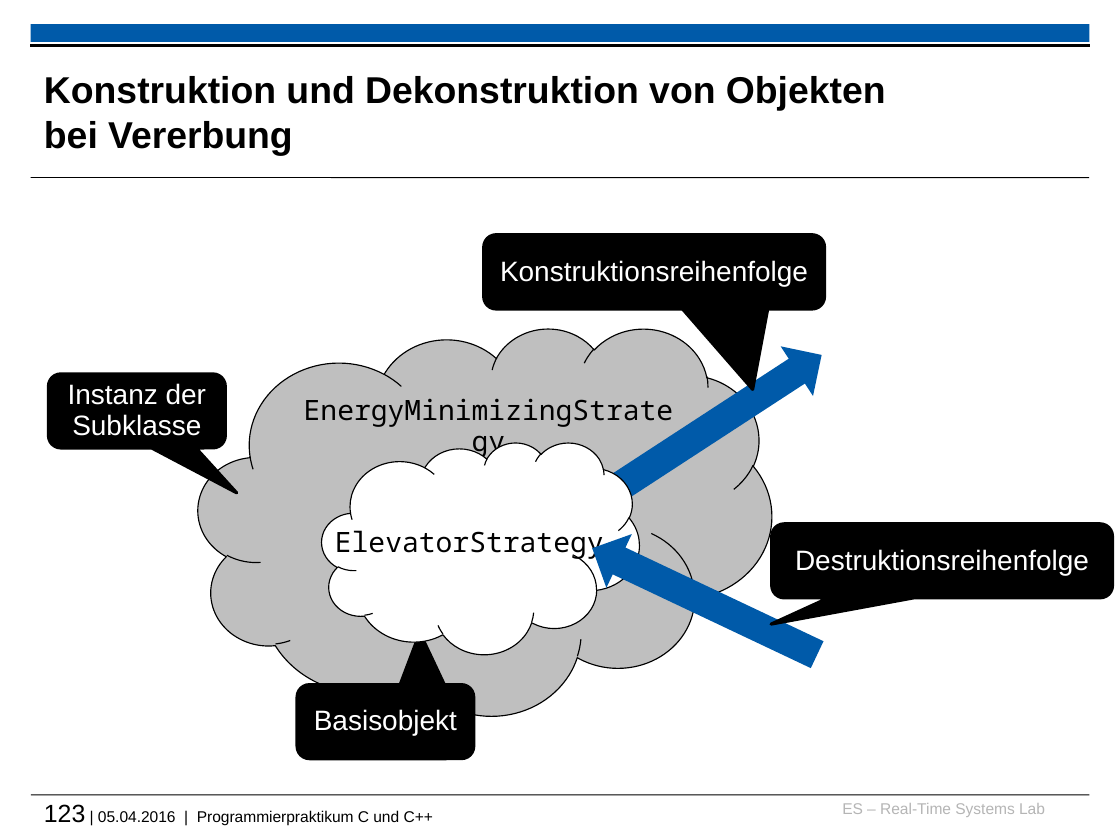
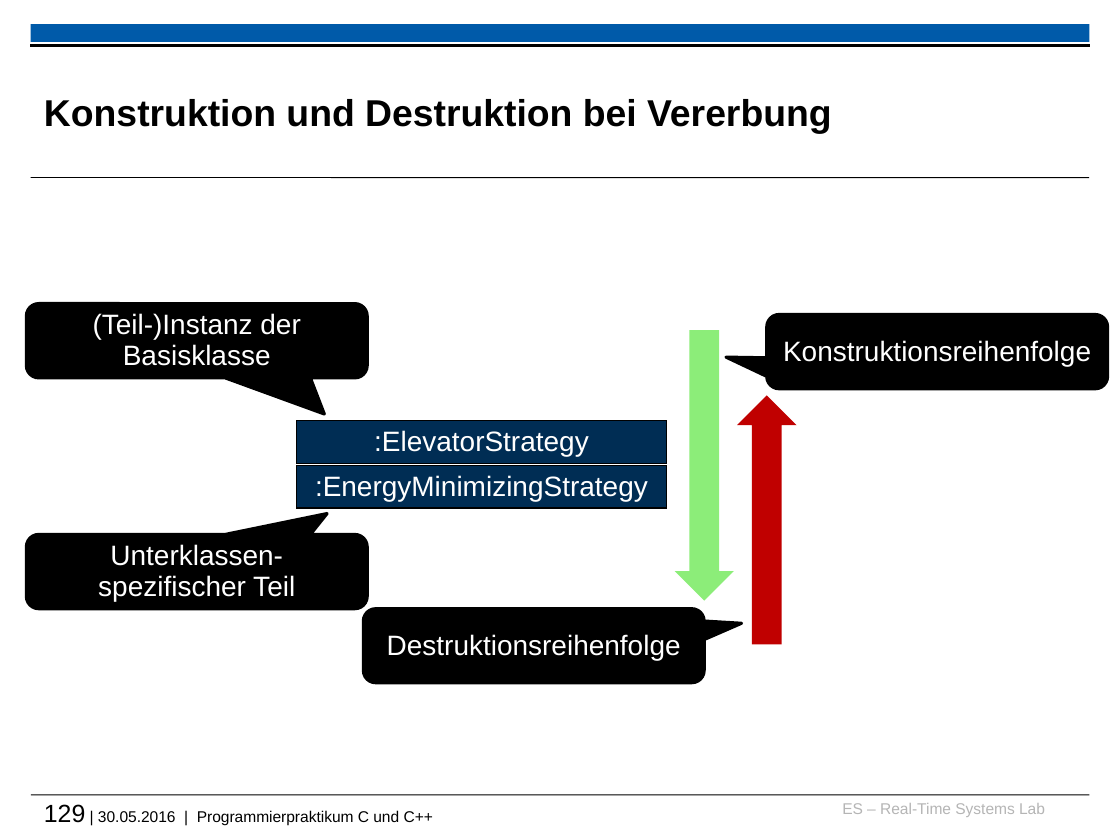
Before and after one commit to h82k/tud-cppp, a slide deck: slide 129 of cppp_lecture.pptx (slide 123 before the commit). Drawn at 1120x840 pixels with LibreOffice and Linux fonts; fonts in the diff are those of the drawing; background and template pictures are left out. Boxes give left, top, right and bottom in pixels: in the first picture for what was removed or moved away, otherwise in the second. Text is boxed around its words. In the diff, an @@ line names an element or a change of style, - is before the commit and + after.

```diff
--- a/cppp_lecture.pptx
+++ b/cppp_lecture.pptx
@@ title at (44, 99, 832, 133): text changed @@
-Konstruktion und Dekonstruktion von Objekten bei Vererbung
+Konstruktion und Destruktion bei Vererbung
@@ proportions changed in 3 elements at (767, 315, 1108, 389), (363, 608, 703, 682), (27, 304, 367, 377) @@
@@ rounded speech box "(Teil-)Instanz der Basisklasse": place and size @@
-rounded speech box "(Teil-)Instanz der Basisklasse" at (48, 374, 225, 448)
+rounded speech box "(Teil-)Instanz der Basisklasse" at (27, 304, 367, 377)
@@ text in rounded speech box at (93, 313, 300, 366): text changed @@
-Instanz der Subklasse
+(Teil-)Instanz der Basisklasse
@@ cloud removed at (198, 328, 772, 716) @@
@@ rounded speech box "Konstruktionsreihenfolge": place and size @@
-rounded speech box "Konstruktionsreihenfolge" at (484, 235, 824, 309)
+rounded speech box "Konstruktionsreihenfolge" at (767, 315, 1108, 389)
@@ right arrow at (675, 330, 734, 601): fill #005AA9 to #8CED79; rotation 326 to 90 degrees @@
@@ right arrow at (738, 396, 797, 645): fill #005AA9 to #C00000; rotation 205 to 270 degrees @@
@@ rectangle ":ElevatorStrategy": place and size @@
-rectangle ":ElevatorStrategy" at (321, 442, 640, 654)
+rectangle ":ElevatorStrategy" at (297, 421, 668, 464)
@@ rectangle ":ElevatorStrategy" at (297, 421, 668, 464): cloud to rectangle; fill #FFFFFF to #002D54 @@
@@ text in rectangle at (374, 430, 589, 456): text changed; font Noto Sans Mono to Arial; text colour #000000 to #FFFFFF @@
-ElevatorStrategy
+:ElevatorStrategy
@@ rectangle ":EnergyMinimizingStrategy": place and size @@
-rectangle ":EnergyMinimizingStrategy" at (291, 390, 687, 432)
+rectangle ":EnergyMinimizingStrategy" at (297, 465, 668, 507)
@@ rectangle ":EnergyMinimizingStrategy" at (297, 465, 668, 507): vertical alignment top to middle; fill none to #002D54; outline none to #000000 0.75 pt @@
@@ text in rectangle at (315, 475, 648, 501): text changed; font Noto Sans Mono to Arial; text colour #000000 to #FFFFFF @@
-EnergyMinimizingStrategy
+:EnergyMinimizingStrategy
@@ rounded speech box added at (27, 534, 367, 608), fill #000000, outline #000000 2 pt, 18 pt, text #FFFFFF @@
+Unterklassen-spezifischer Teil
@@ rounded speech box "Destruktionsreihenfolge": place and size @@
-rounded speech box "Destruktionsreihenfolge" at (772, 524, 1112, 598)
+rounded speech box "Destruktionsreihenfolge" at (363, 608, 703, 682)
@@ rounded speech box removed at (297, 684, 474, 758) @@
-Basisobjekt
@@ text at (44, 804, 433, 825): text changed @@
-123 | 05.04.2016 | Programmierpraktikum C und C++
+129 | 30.05.2016 | Programmierpraktikum C und C++
```
Also in this commit, not shown: 80 other slides changed, 20 slides added, 14 slides removed, 1 other file.
